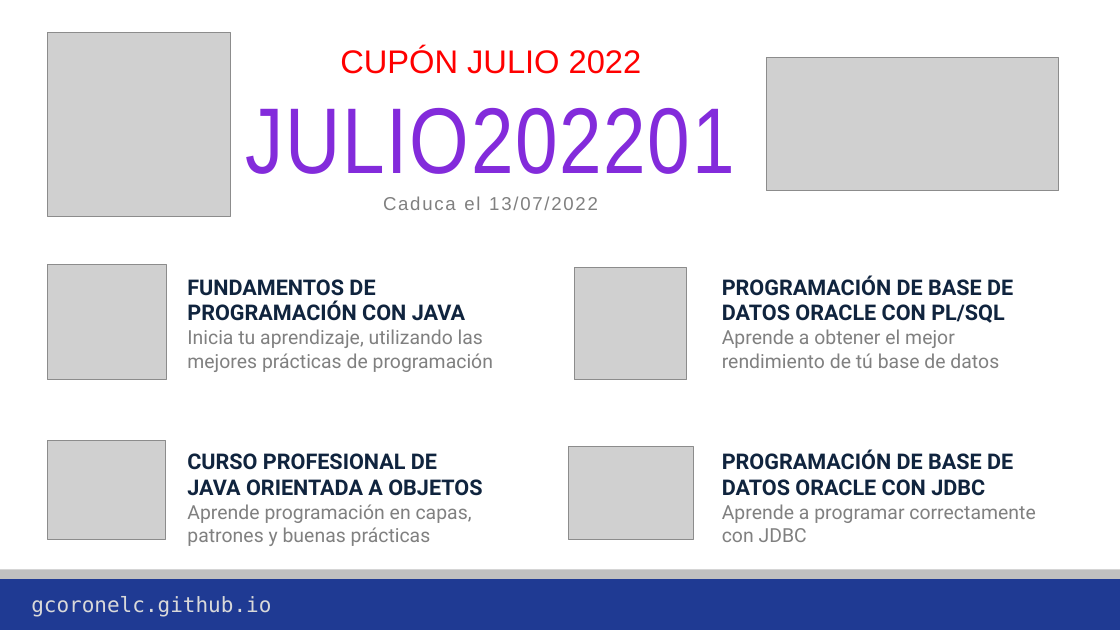
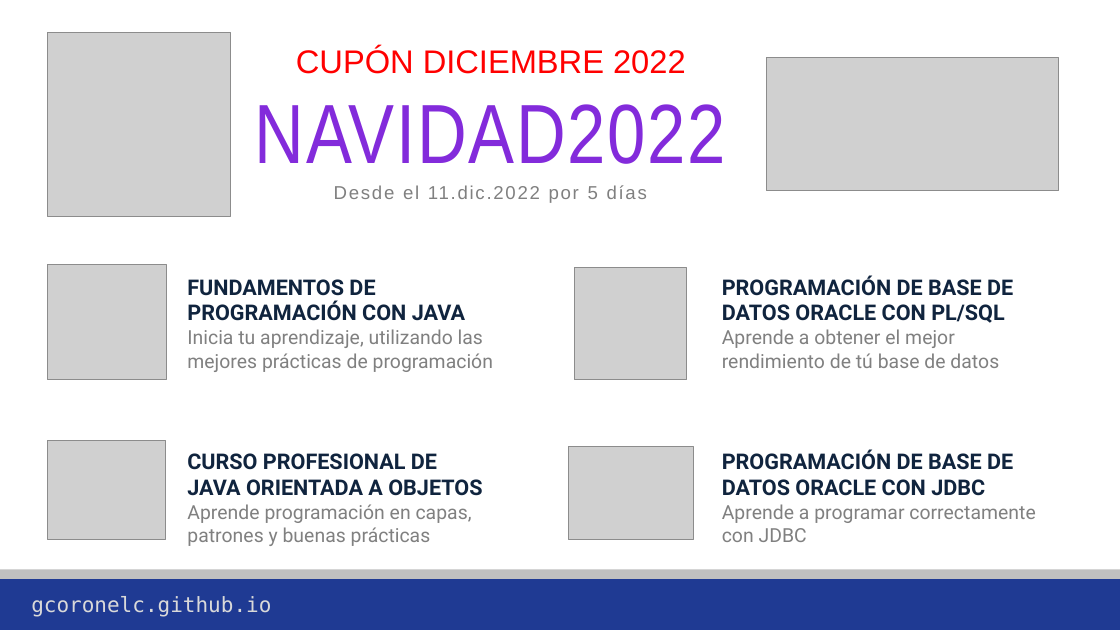
Before and after one commit to gcoronelc/gcoronelc.github.io, a slide deck: slide 3 of img/Publicidad.pptx. Drawn at 1120x630 pixels with LibreOffice and Linux fonts; fonts in the diff are those of the drawing; grey boxes stand for pictures; background and template pictures are left out. Boxes give left, top, right and bottom in pixels: in the first picture for what was removed or moved away, otherwise in the second. Text is boxed around its words. In the diff, an @@ line names an element or a change of style, - is before the commit and + after.

Commit message:
NAVIDAD2022

```diff
--- a/img/Publicidad.pptx
+++ b/img/Publicidad.pptx
@@ text at <box>255,47,726,203</box>: text changed @@
-CUPÓN JULIO 2022
-JULIO202201
-Caduca el 13/07/2022
+CUPÓN DICIEMBRE 2022
+NAVIDAD2022
+Desde el 11.dic.2022 por 5 días
```
Also in this commit, not shown: 2 other files.
